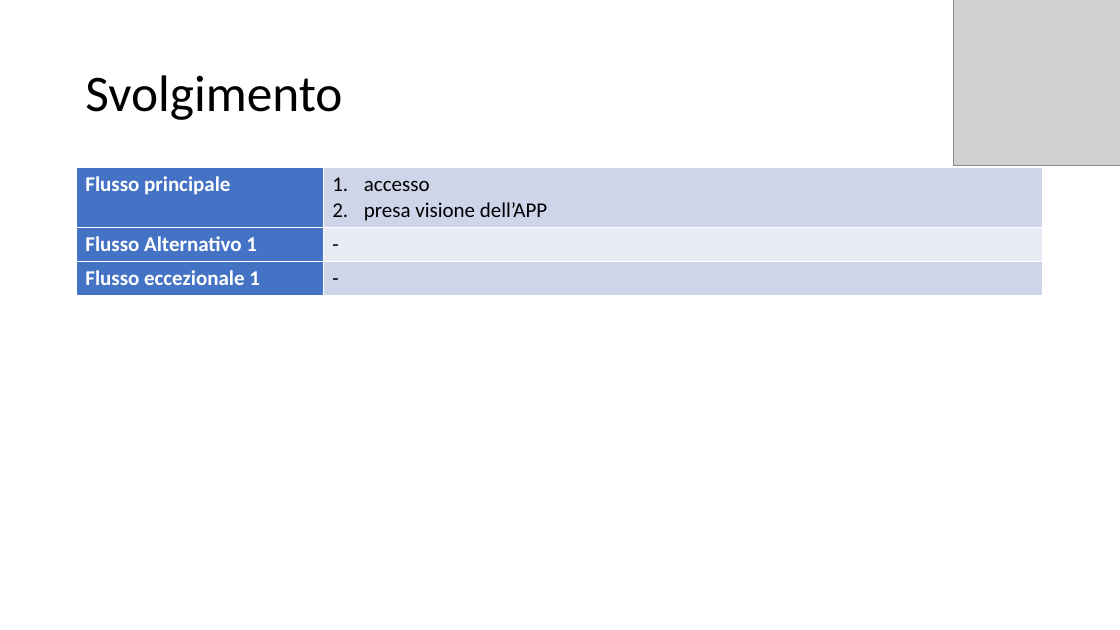
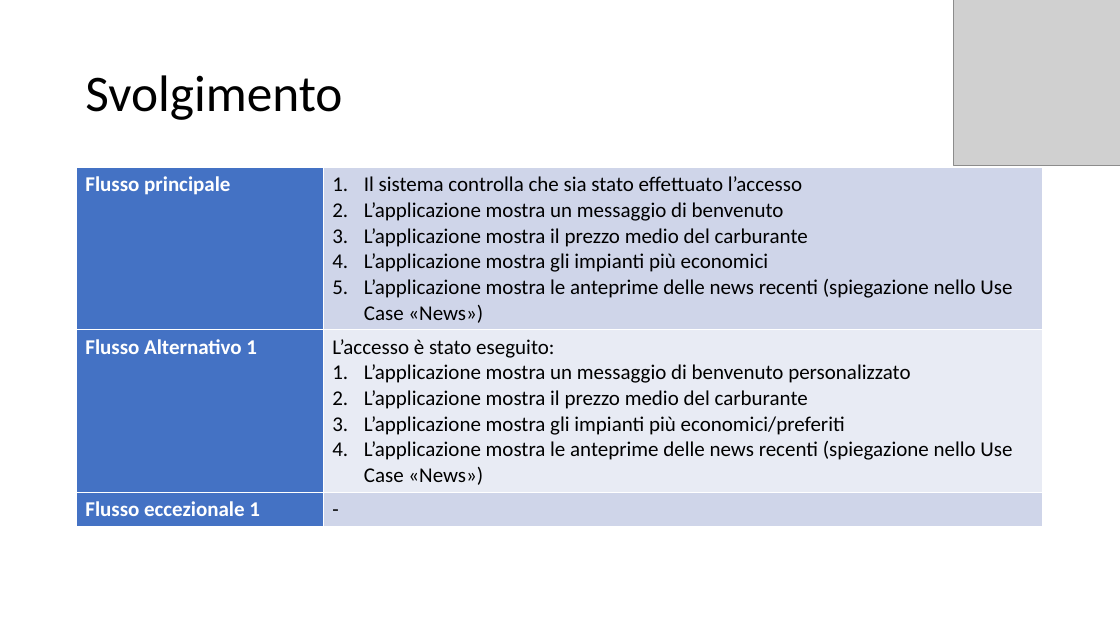
Before and after one commit to itsar19-20/gas, a slide deck: slide 4 of docs/analisi/Template use case/Template Use Case - Visionare.pptx. Drawn at 1120x630 pixels with LibreOffice and Linux fonts; fonts in the diff are those of the drawing; grey boxes stand for pictures. Boxes give left, top, right and bottom in pixels: in the first picture for what was removed or moved away, otherwise in the second. Text is boxed around its words. In the diff, an @@ line names an element or a change of style, - is before the commit and + after.

```diff
--- a/docs/analisi/Template use case/Template Use Case - Visionare.pptx
+++ b/docs/analisi/Template use case/Template Use Case - Visionare.pptx
@@ table at bbox=[77, 168, 1044, 522] @@
-row 1, column 2: accesso / presa visione dell’APP
+row 1, column 2: Il sistema controlla che sia stato effettuato l’accesso / L’applicazione mostra un messaggio di benvenuto / L’applicazione mostra il prezzo medio del carburante / L’applicazione mostra gli impianti più economici / L’applicazione mostra le anteprime delle news recenti (spiegazione nello Use Case «News»)
-row 2, column 2: -
+row 2, column 2: L’accesso è stato eseguito: / L’applicazione mostra un messaggio di benvenuto personalizzato / L’applicazione mostra il prezzo medio del carburante / L’applicazione mostra gli impianti più economici/preferiti / L’applicazione mostra le anteprime delle news recenti (spiegazione nello Use Case «News»)
```
Also in this commit, not shown: 1 other slide changed, 6 other files.
